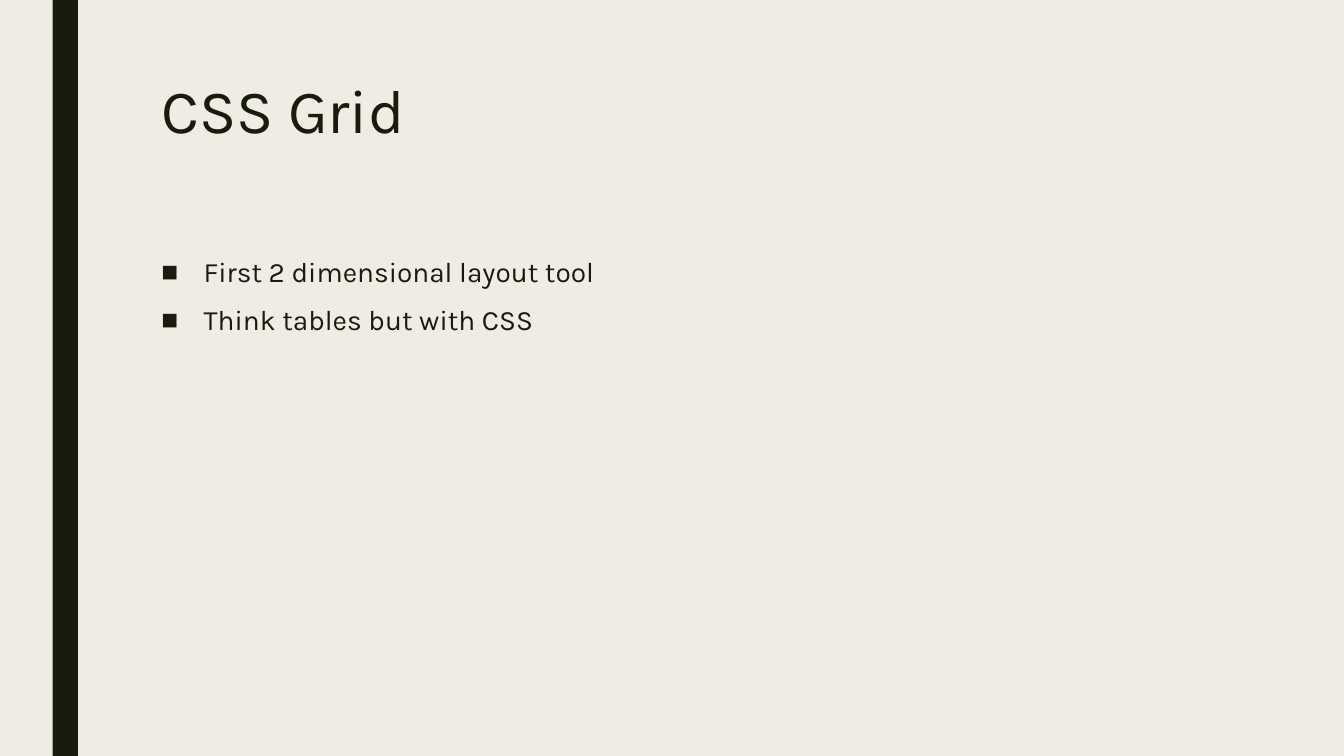
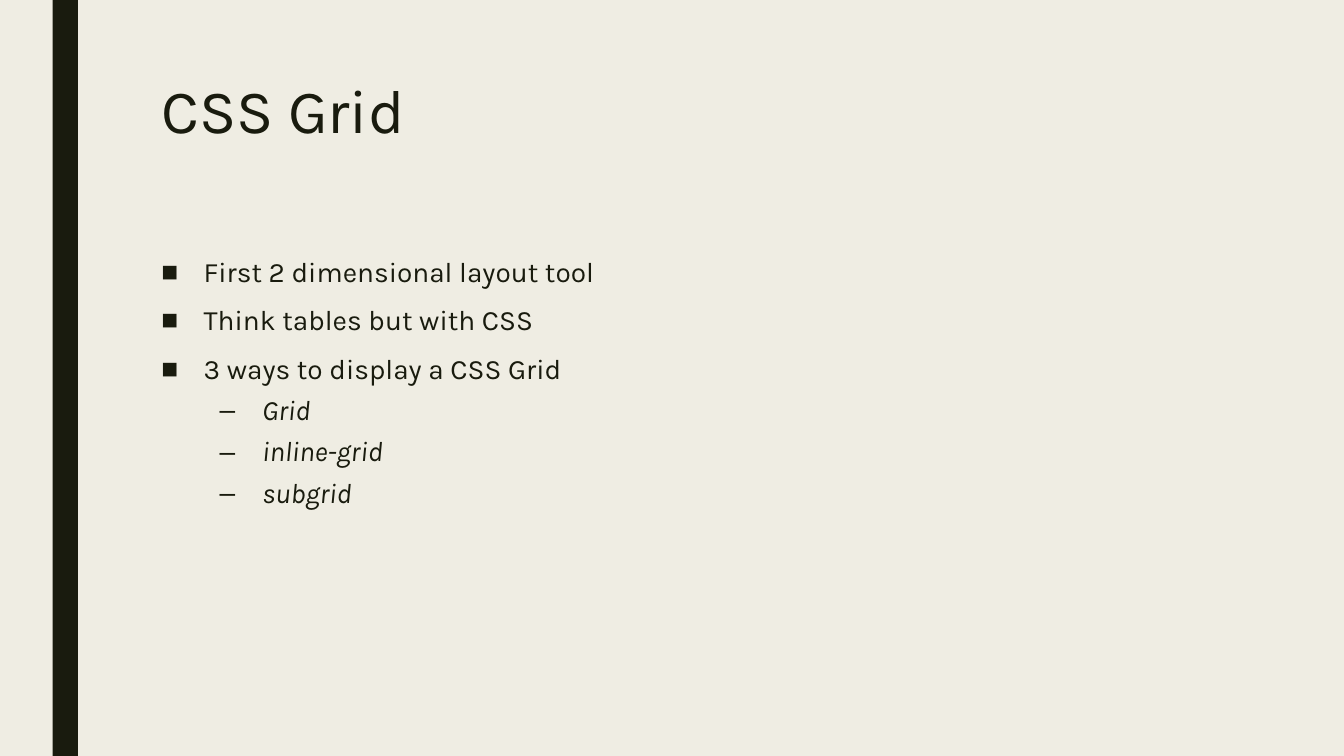
Before and after one commit to shellwe/Flexbox_Grid, a slide deck: slide 3 of Flexbox and Grid.pptx. Drawn at 1344x756 pixels with LibreOffice and Linux fonts; fonts in the diff are those of the drawing. Boxes give left, top, right and bottom in pixels: in the first picture for what was removed or moved away, otherwise in the second. Text is boxed around its words. In the diff, an @@ line names an element or a change of style, - is before the commit and + after.

```diff
--- a/Flexbox and Grid.pptx
+++ b/Flexbox and Grid.pptx
@@ text at bbox=[204, 359, 561, 510]: paragraphs added @@
+■ 3 ways to display a CSS Grid
+  – Grid
+  – inline-grid
+  – subgrid
```
Also in this commit, not shown: 2 other slides changed.
